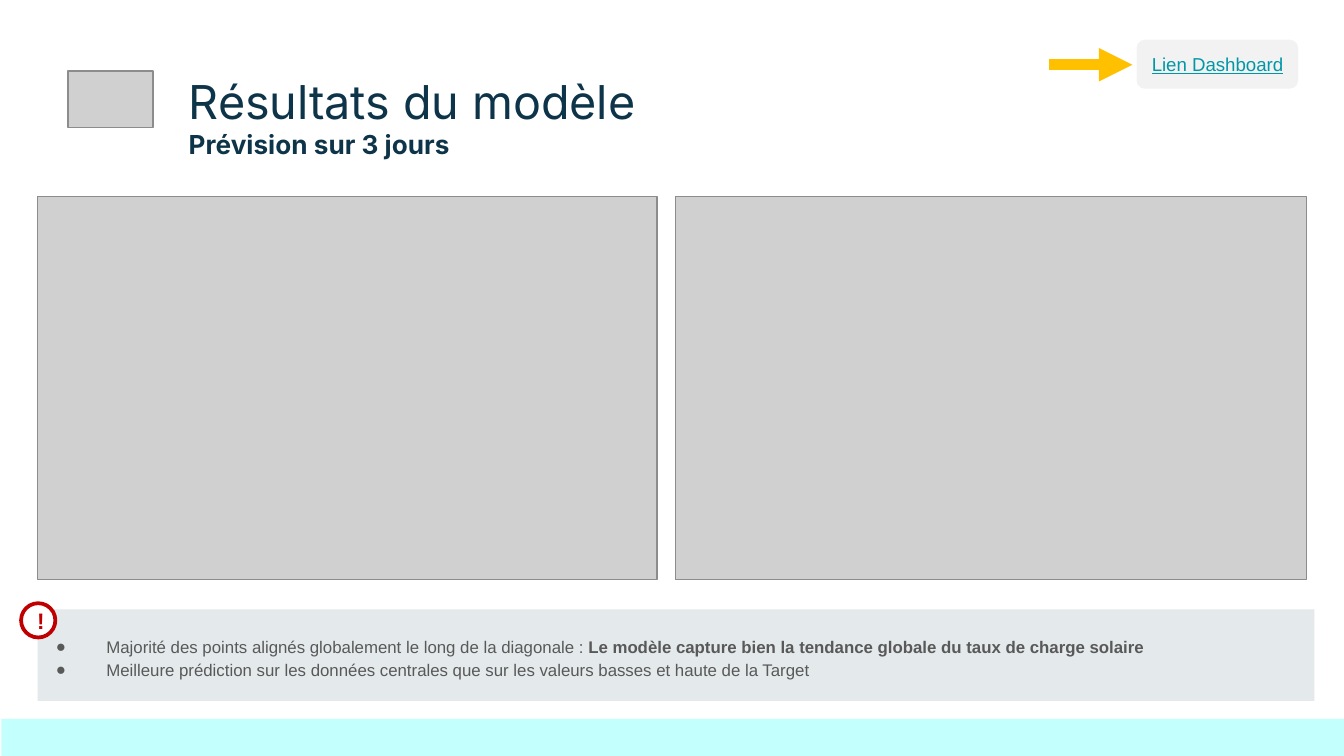
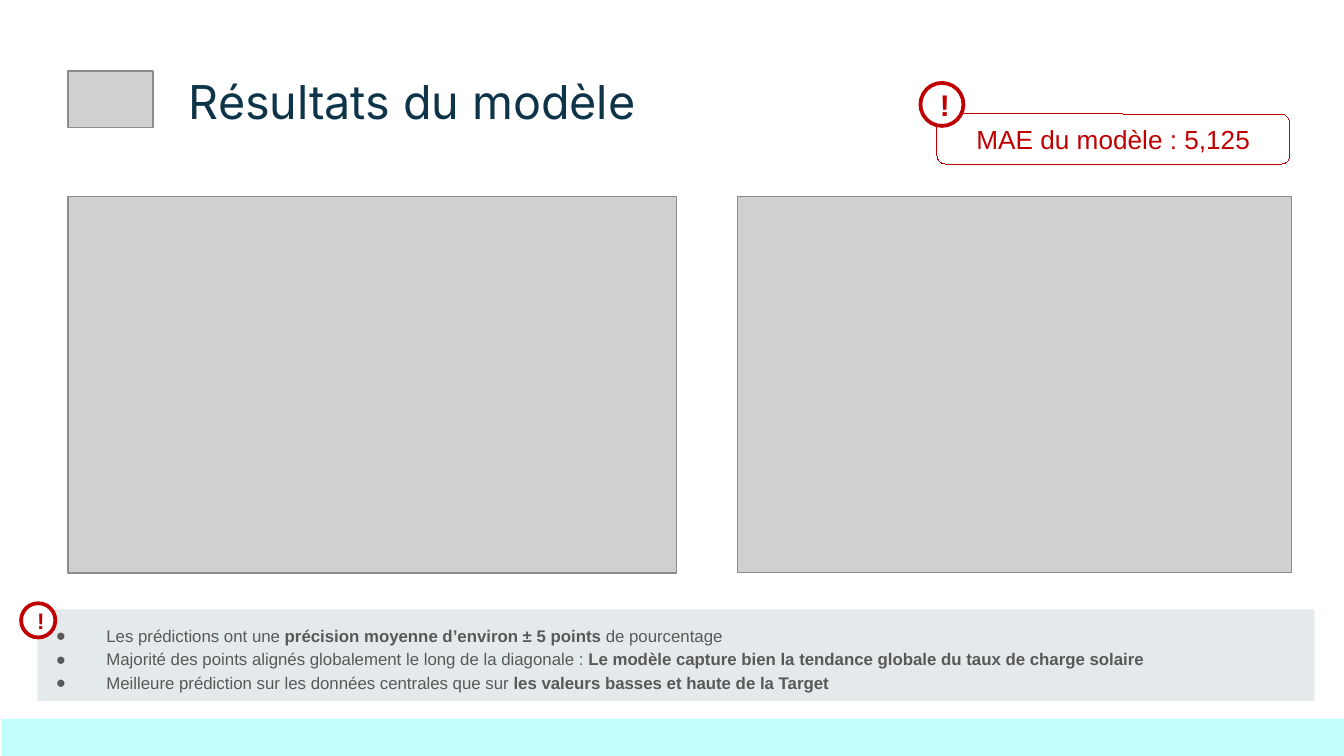
Before and after one commit to Sheikoh/REnergies_efficiency_prediction, a slide deck: slide 10 of presentation/dsfs_ft_36_Projet_REnergies_efficiency_prediction.pptx. Drawn at 1344x756 pixels with LibreOffice and Linux fonts; fonts in the diff are those of the drawing; grey boxes stand for pictures. Boxes give left, top, right and bottom in pixels: in the first picture for what was removed or moved away, otherwise in the second. Text is boxed around its words. In the diff, an @@ line names an element or a change of style, - is before the commit and + after.

```diff
--- a/presentation/dsfs_ft_36_Projet_REnergies_efficiency_prediction.pptx
+++ b/presentation/dsfs_ft_36_Projet_REnergies_efficiency_prediction.pptx
@@ rounded rectangle removed at bbox=[1137, 40, 1298, 89] @@
@@ text removed at bbox=[1152, 57, 1283, 74] @@
-Lien Dashboard
@@ ellipse added at bbox=[921, 83, 964, 126], fill #FFFFFF, outline #C00000 2 pt, 16 pt, text #C00000, bold @@
+!
@@ arrow removed from (1048, 65) to (1133, 65) @@
@@ rounded rectangle added at bbox=[937, 114, 1289, 164], fill #FFFFFF, outline #C00000 0.75 pt, 14 pt, text #C00000 @@
+MAE du modèle : 5,125
@@ text removed at bbox=[189, 134, 450, 160] @@
-Prévision sur 3 jours
@@ picture: place and size @@
-picture at bbox=[38, 196, 657, 579]
+picture at bbox=[69, 196, 677, 573]
@@ picture: place and size @@
-picture at bbox=[676, 196, 1306, 579]
+picture at bbox=[738, 196, 1292, 573]
@@ text "Les prédictions ont une précision ...": place and size @@
-text "Les prédictions ont une précision ..." at bbox=[106, 640, 1144, 680]
+text "Les prédictions ont une précision ..." at bbox=[106, 629, 1144, 693]
@@ text at bbox=[106, 629, 722, 646]: paragraph added @@
+● Les prédictions ont une précision moyenne d’environ ± 5 points de pourcentage
@@ text at bbox=[106, 676, 829, 693]: bold on in "les valeurs basses et haute de la ..." @@
```
Also in this commit, not shown: 9 other slides changed, 1 slide added, 8 other files.
